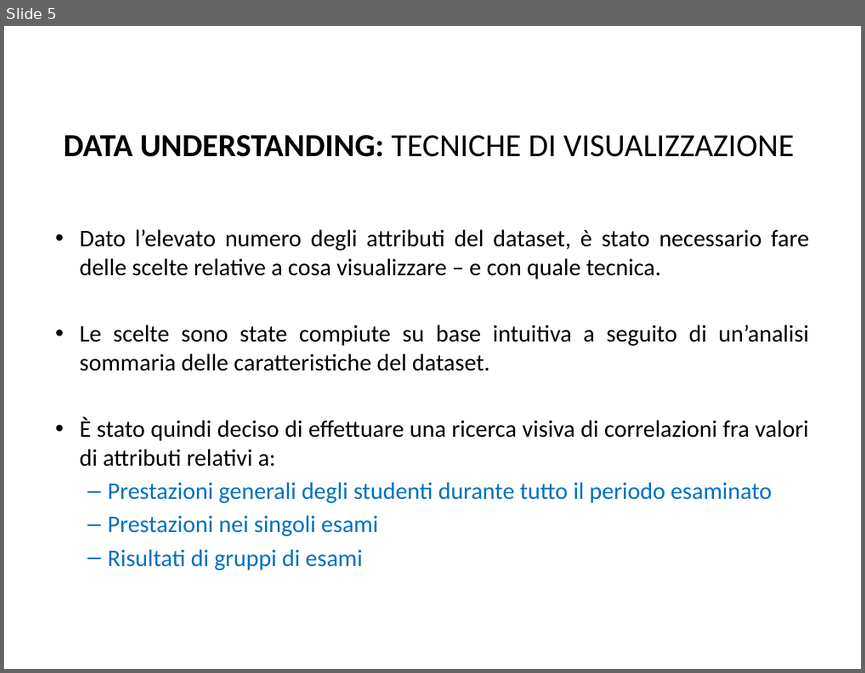
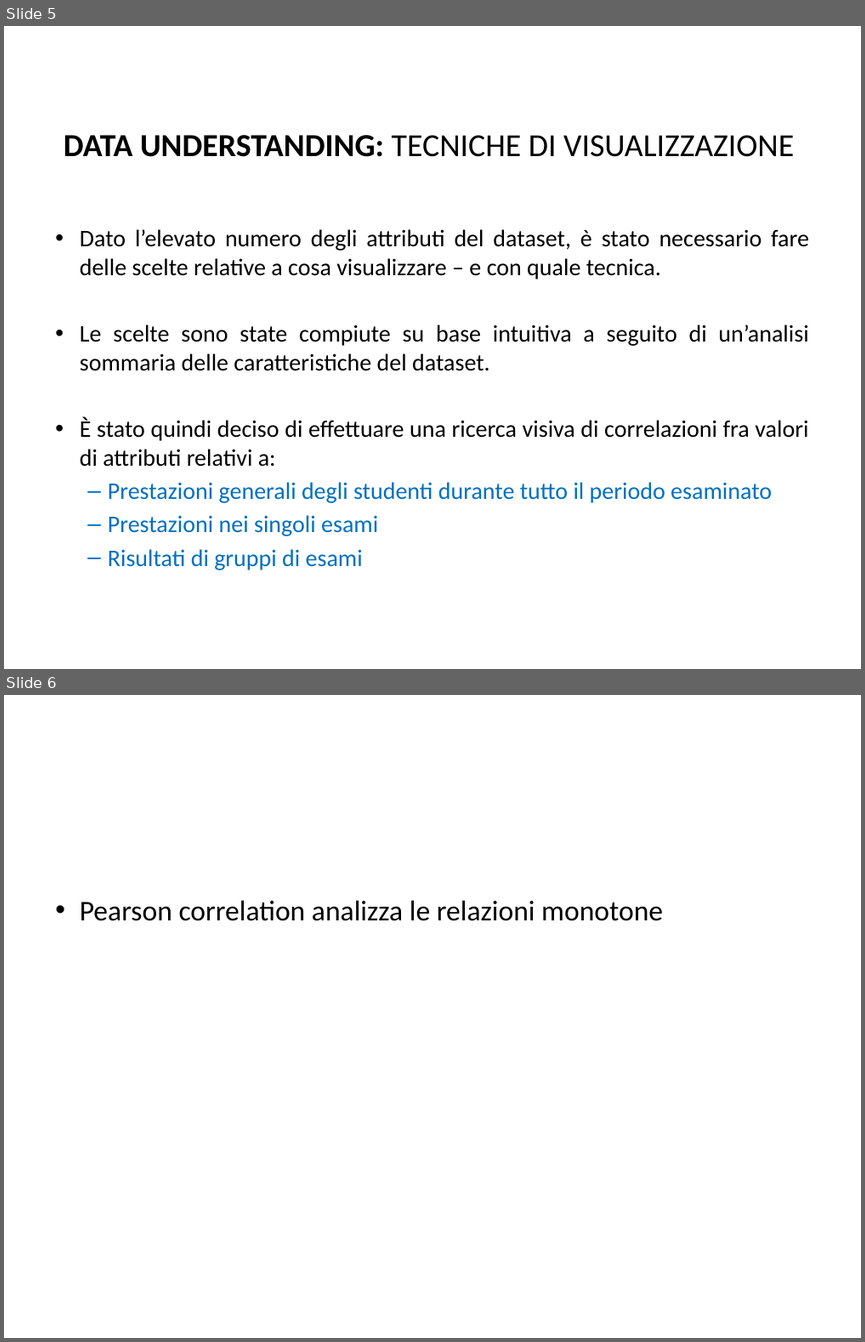
Before and after one commit to BlacknDecker/unifi, a slide deck: relazione.pptx. Shown one above the other, each under a label of ours: slide 5 before the commit, slides 5 and 6 after it. The pictures are 865x673 and 865x1342 pixels, drawn with LibreOffice and Linux fonts; fonts in the diff are those of the drawing; background and template pictures are left out. Boxes give left, top, right and bottom in pixels: in the first picture for what was removed or moved away, otherwise in the second. Text is boxed around its words. In the diff, an @@ line names an element or a change of style, - is before the commit and + after.

```diff
--- a/relazione.pptx
+++ b/relazione.pptx
@@ slide 6 added at (x1=4, y1=695, x2=861, y2=1338), background #FFFFFF @@
@@ text added at (x1=80, y1=900, x2=663, y2=921), 24 pt, text #000000 @@
+• Pearson correlation analizza le relazioni monotone
```
Also in this commit, not shown: 2 slides changed, 7 other files.
